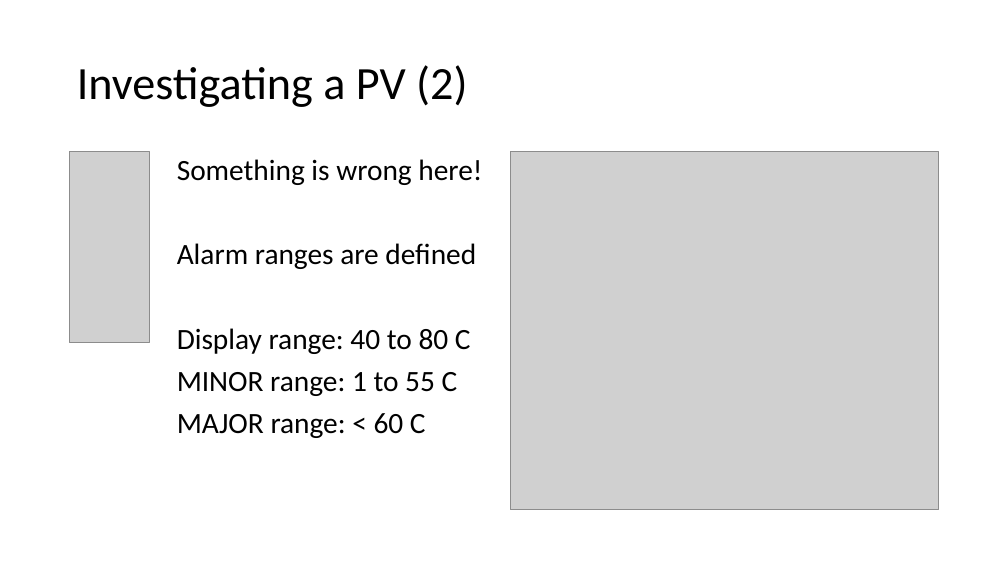
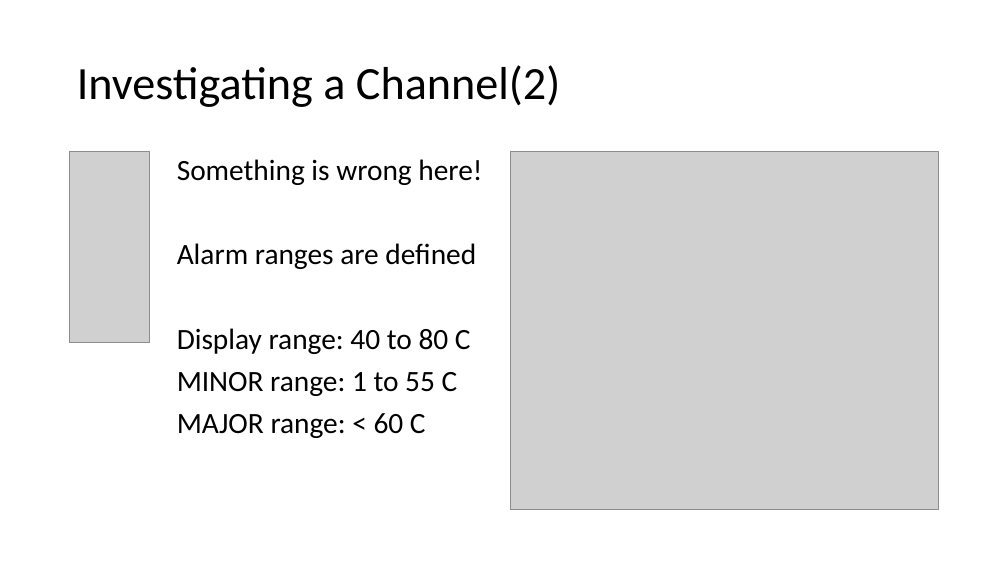
Before and after one commit to shroffk/cs-studio-training, a slide deck: slide 13 of presentations/epics-basic-training.pptx (slide 12 before the commit). Drawn at 1008x567 pixels with LibreOffice and Linux fonts; fonts in the diff are those of the drawing; grey boxes stand for pictures. Boxes give left, top, right and bottom in pixels: in the first picture for what was removed or moved away, otherwise in the second. Text is boxed around its words. In the diff, an @@ line names an element or a change of style, - is before the commit and + after.

Commit message:
Fixing pv syntax error and adding record 2 channel mapping

```diff
--- a/presentations/epics-basic-training.pptx
+++ b/presentations/epics-basic-training.pptx
@@ title at (77,65,560,107): text changed @@
-Investigating a PV (2)
+Investigating a Channel(2)
```
Also in this commit, not shown: 3 other slides changed, 1 slide added, 2 other files.
